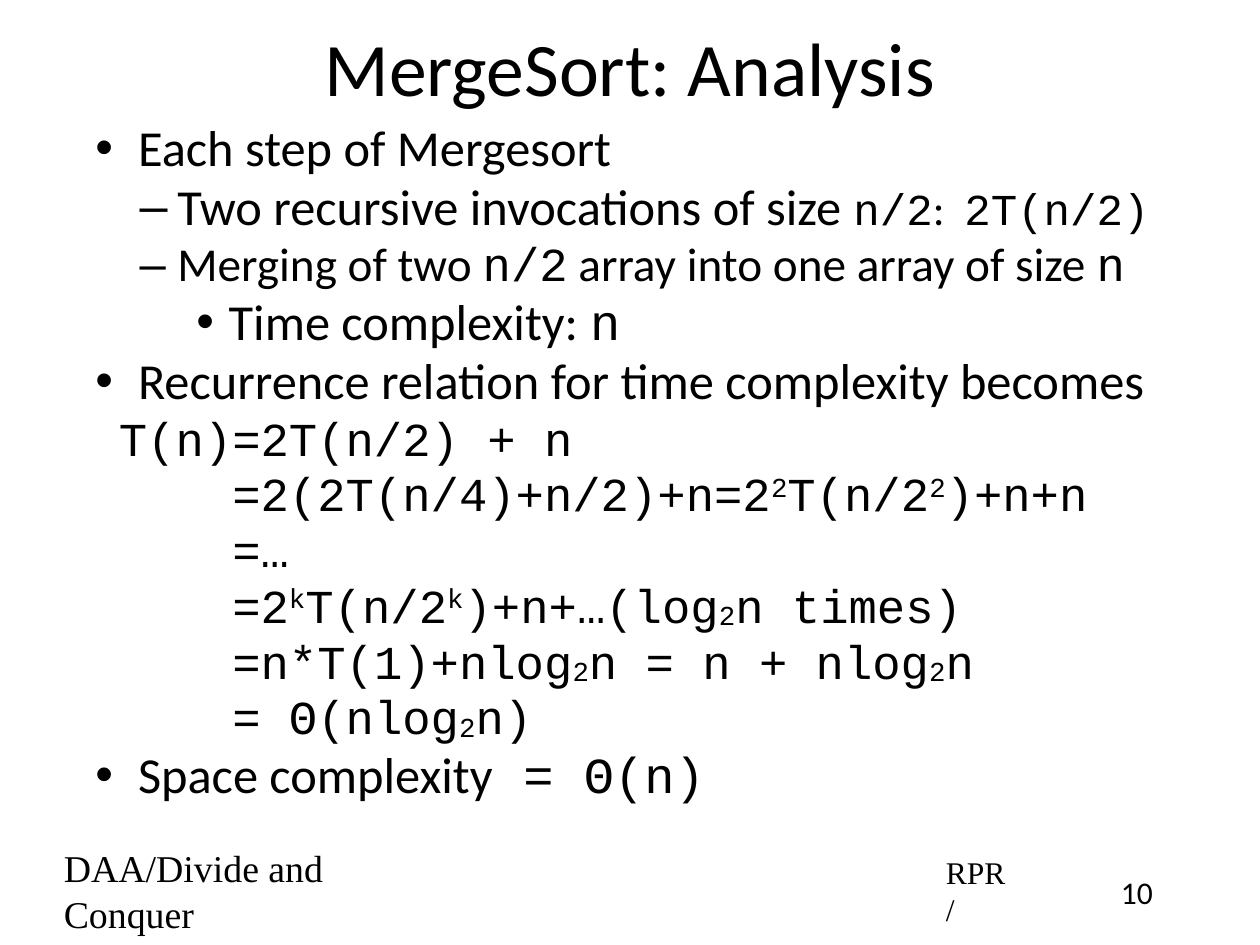
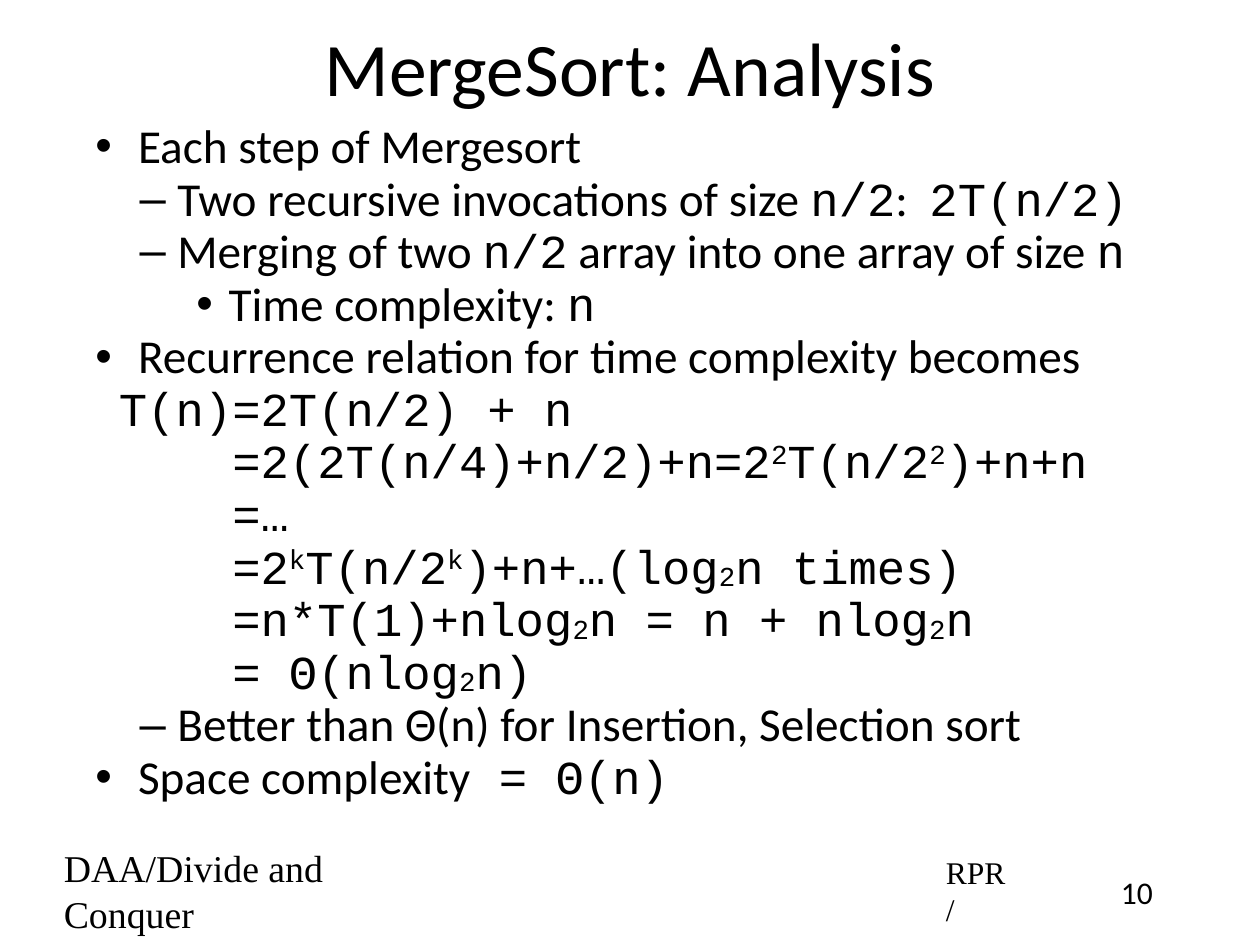
Before and after one commit to rprustagi/2019_20-Even-18CS42-DAA, a slide deck: slide 10 of Slides/2020-Even-DAA-L11-Divide-Conquer-MergeSort.pptx. Drawn at 1260x945 pixels with LibreOffice and Linux fonts; fonts in the diff are those of the drawing. Boxes give left, top, right and bottom in pixels: in the first picture for what was removed or moved away, otherwise in the second. Text is boxed around its words. In the diff, an @@ line names an element or a change of style, - is before the commit and + after.

```diff
--- a/Slides/2020-Even-DAA-L11-Divide-Conquer-MergeSort.pptx
+++ b/Slides/2020-Even-DAA-L11-Divide-Conquer-MergeSort.pptx
@@ text at [119,130,1127,804]: size 32 to 30 pt in "Each step of Mergesort", "Two recursive invocations of size", "Time complexity: n", "Recurrence relation for time complexity becomes" and 1 more places; size 28 to 30 pt in "n/2: 2T(n/2)"; less space between paragraphs @@
@@ text at [177,706,1021,748]: paragraph added @@
+  – Better than Θ(n) for Insertion, Selection sort
```
Also in this commit, not shown: 1 other slide changed, 1 slide added, 3 other files.
